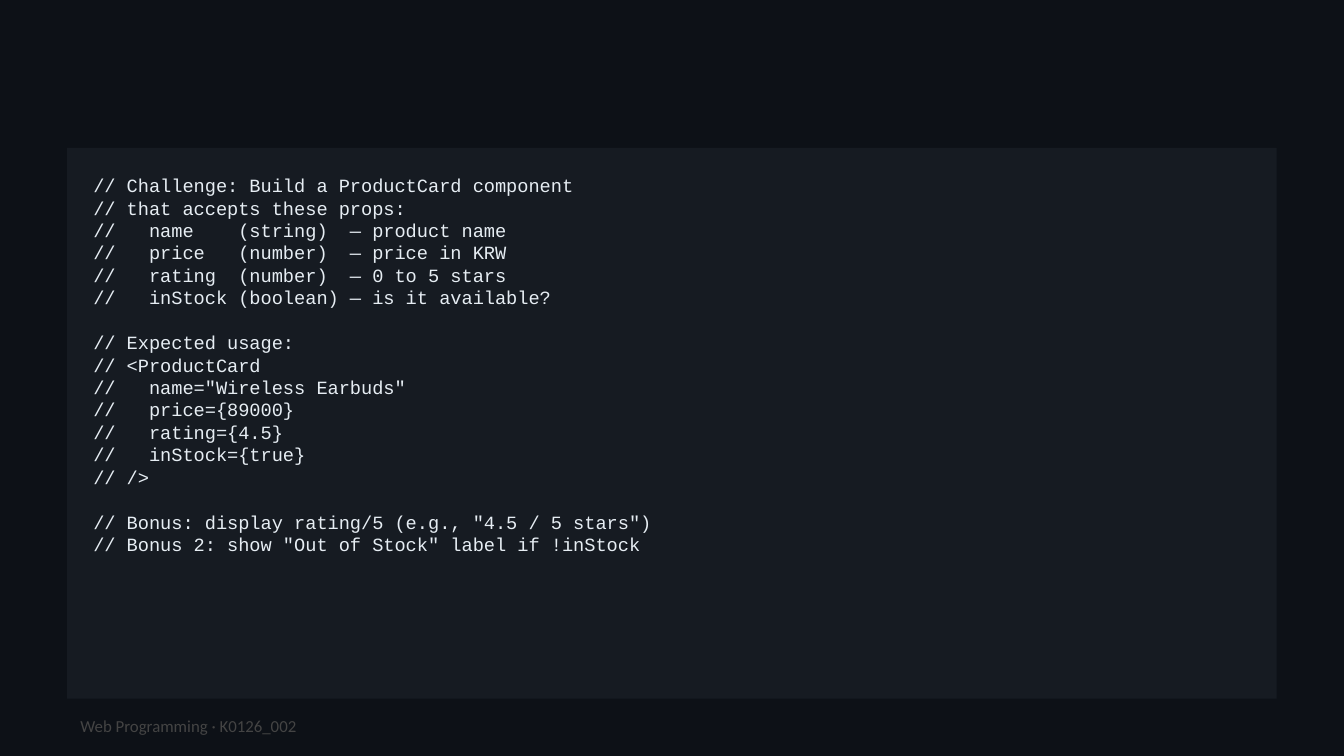
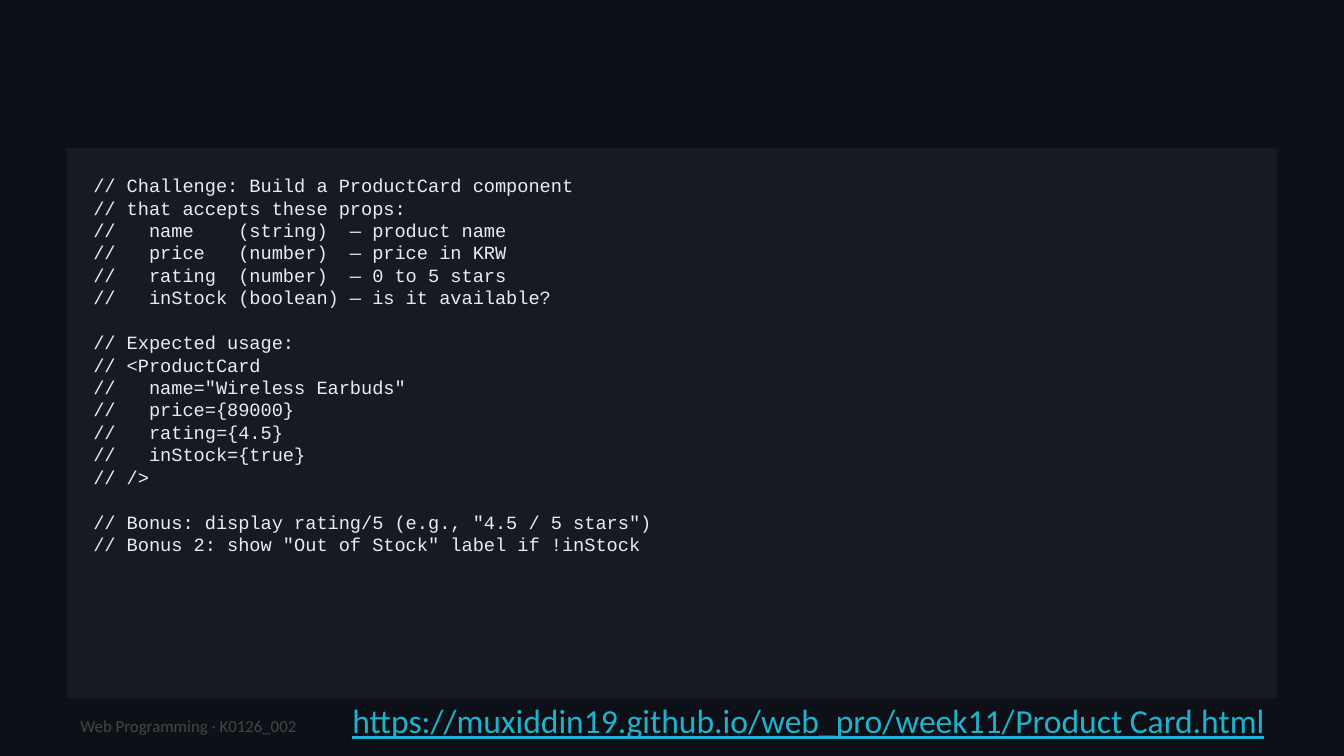
Before and after one commit to muxiddin19/WebPro, a slide deck: slide 19 of week10/WebPro_Week11_Fri_ReactProps_v1.pptx. Drawn at 1344x756 pixels with LibreOffice and Linux fonts; fonts in the diff are those of the drawing; grey boxes stand for pictures. Boxes give left, top, right and bottom in pixels: in the first picture for what was removed or moved away, otherwise in the second. Text is boxed around its words. In the diff, an @@ line names an element or a change of style, - is before the commit and + after.

```diff
--- a/week10/WebPro_Week11_Fri_ReactProps_v1.pptx
+++ b/week10/WebPro_Week11_Fri_ReactProps_v1.pptx
@@ text added at bbox=[352, 709, 1264, 739], 18 pt, text #20B2CC, underline @@
+https://muxiddin19.github.io/web_pro/week11/Product Card.html
```
Also in this commit, not shown: 17 other slides changed, 3 slides added, 3 slides removed, 2 other files.
